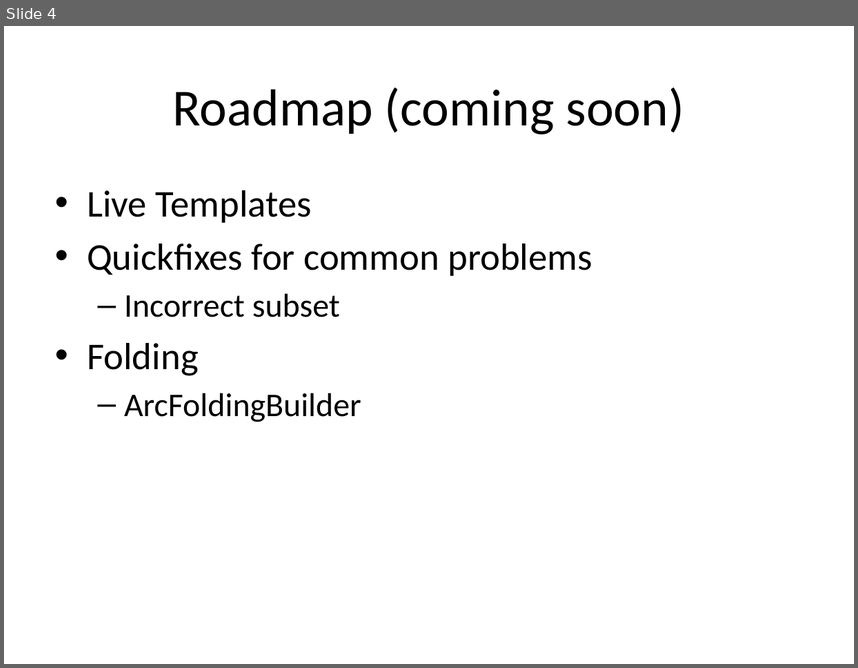
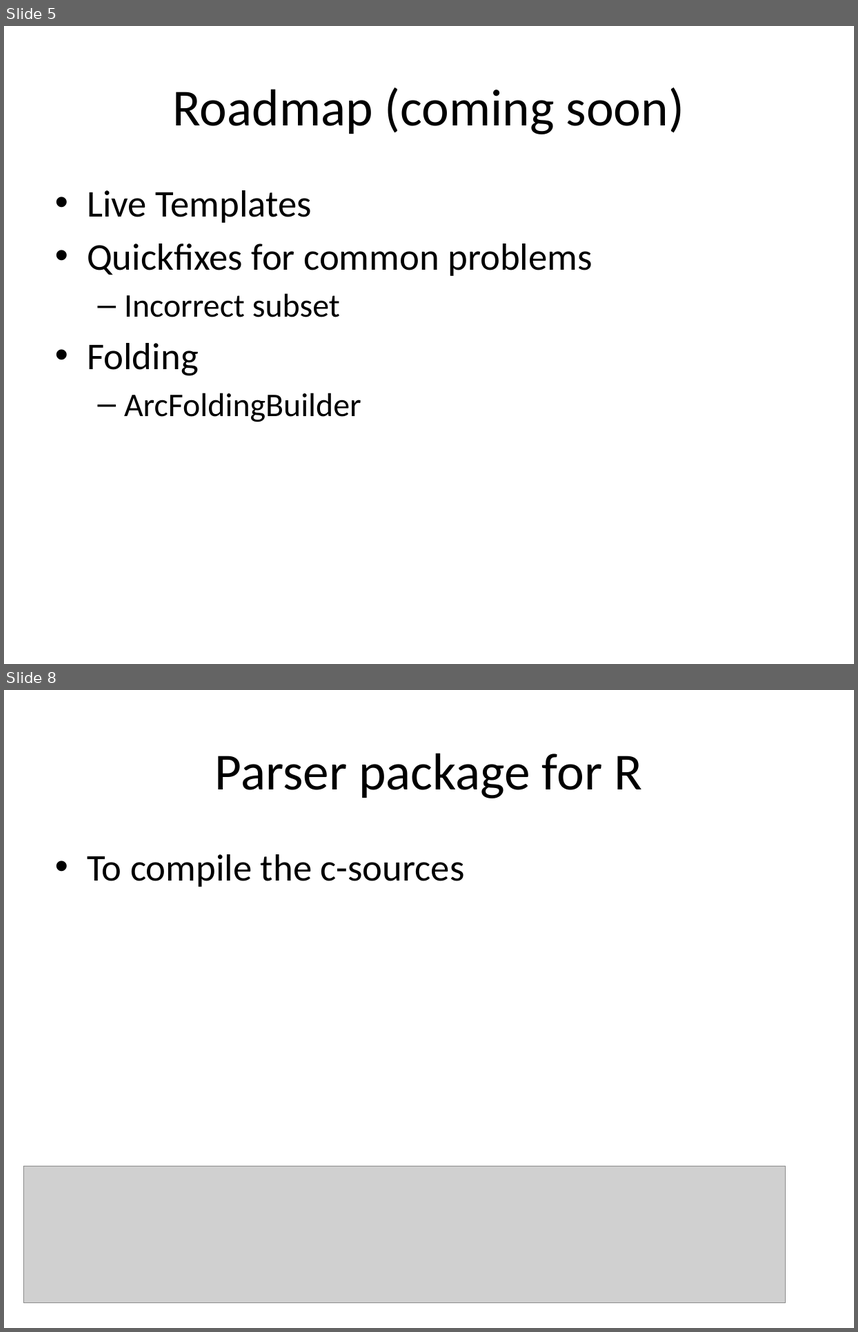
Before and after one commit to holgerbrandl/r4intellij, a slide deck: R4Intellij.pptx. Shown one above the other, each under a label of ours: slide 4 before the commit, slides 5 and 8 after it; the slides between them are not shown. The pictures are 858x668 and 858x1332 pixels, drawn with LibreOffice and Linux fonts; fonts in the diff are those of the drawing; grey boxes stand for pictures. Boxes give left, top, right and bottom in pixels: in the first picture for what was removed or moved away, otherwise in the second. Text is boxed around its words. In the diff, an @@ line names an element or a change of style, - is before the commit and + after.

```diff
--- a/R4Intellij.pptx
+++ b/R4Intellij.pptx
@@ slide 8 added at [4, 690, 854, 1328], background #FFFFFF @@
@@ title added at [215, 753, 642, 798], 44 pt, text #000000 @@
+Parser package for R
@@ text added at [87, 854, 465, 887], 32 pt, text #000000 @@
+• To compile the c-sources
@@ picture added at [23, 1166, 785, 1303] @@
@@ what was slide 4 is now slide 5 @@
```
Also in this commit, not shown: 2 slides changed, 12 other slides added, 4 other files.
